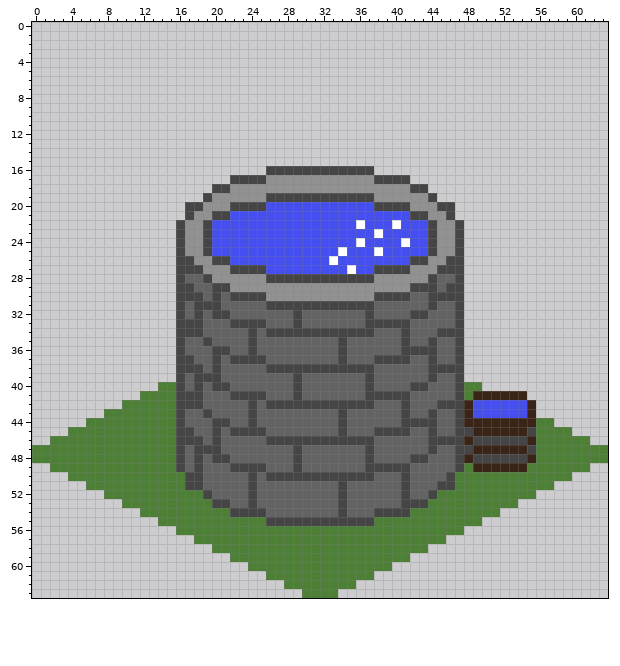
Edited in one commit: pixel-art sprite (assets/graphics/buildings/well.png). The first picture shows the starting point.
The file is 64x64 pixels.
The result:
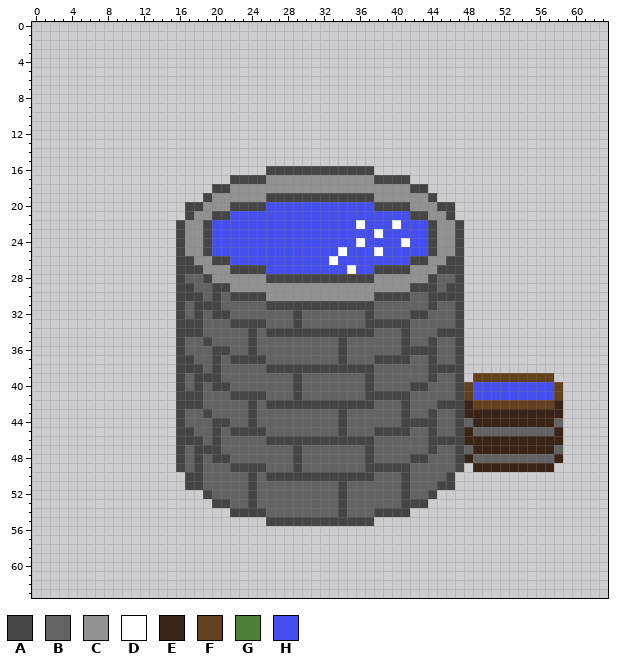
Palette (. is transparent): A #454545  B #636363  C #919191  D #ffffff  E #3a2417  F #63411e  G #4d7f37  H #454fef
What changed:
@@ x 0..63 @@
 38 ................AAABABBBBBAAAAAAAAAAAABBBBBBAAAA................
-39 ................ABAAABBBBBBBBABBBBBBBABBBBBBABBA................
-40 ..............GGABABAABBBBBBBABBBBBBBABBBBAABBBAGG..............
-41 ............GGGGAAABBBAAAABBBABBBBBBBAAAAABBBBBAGEEEEEE.........
-42 ..........GGGGGGAAABBBBBABAAAAAAAAAAAABBBABBBAAAEHHHHHHE........
-43 ........GGGGGGGGABBABBBBABBBBBBBBBABBBBBBABBABBAEHHHHHHE........
-44 ......GGGGGGGGGGABBBAABBABBBBBBBBBABBBBBBAAAABBAEEEEEEEEGG......
-45 ....GGGGGGGGGGGGAABBABAAAABBBBBBBBABBBAAAABBABBAAEEEEEEAGGGG....
-46 ..GGGGGGGGGGGGGGAAABABBBBBAAAAAAAAAAAABBBBBBAAAAEAAAAAAEGGGGGG..
-47 GGGGGGGGGGGGGGGGABAAABBBBBBBBABBBBBBBABBBBBBABBAAEEEEEEAGGGGGGGG
-48 GGGGGGGGGGGGGGGGABABAABBBBBBBABBBBBBBABBBBAABBBAEAAAAAAEGGGGGGGG
-49 ..GGGGGGGGGGGGGGABABBBAAAABBBABBBBBBBAAAAABBBBBAGEEEEEEGGGGGGG..
-50 ....GGGGGGGGGGGGGAABBBBBABAAAAAAAAAAAABBBABBBBAGGGGGGGGGGGGG....
-51 ......GGGGGGGGGGGAABBBBBABBBBBBBBBABBBBBBABBBAAGGGGGGGGGGG......
-52 ........GGGGGGGGGGGABBBBABBBBBBBBBABBBBBBABBAGGGGGGGGGGG........
-53 ..........GGGGGGGGGGAABBABBBBBBBBBABBBBBBAAAGGGGGGGGGG..........
-54 ............GGGGGGGGGGAAAABBBBBBBBABBBAAAAGGGGGGGGGG............
-55 ..............GGGGGGGGGGGGAAAAAAAAAAAAGGGGGGGGGGGG..............
-56 ................GGGGGGGGGGGGGGGGGGGGGGGGGGGGGGGG................
-57 ..................GGGGGGGGGGGGGGGGGGGGGGGGGGGG..................
-58 ....................GGGGGGGGGGGGGGGGGGGGGGGG....................
-59 ......................GGGGGGGGGGGGGGGGGGGG......................
-60 ........................GGGGGGGGGGGGGGGG........................
-61 ..........................GGGGGGGGGGGG..........................
-62 ............................GGGGGGGG............................
-63 ..............................GGGG..............................
+39 ................ABAAABBBBBBBBABBBBBBBABBBBBBABBA.FFFFFFFFF......
+40 ................ABABAABBBBBBBABBBBBBBABBBBAABBBAFHHHHHHHHHF.....
+41 ................AAABBBAAAABBBABBBBBBBAAAAABBBBBAFHHHHHHHHHF.....
+42 ................AAABBBBBABAAAAAAAAAAAABBBABBBAAAEFFFFFFFFFE.....
+43 ................ABBABBBBABBBBBBBBBABBBBBBABBABBAEEEEEEEEEEE.....
+44 ................ABBBAABBABBBBBBBBBABBBBBBAAAABBABEEEEEEEEEB.....
+45 ................AABBABAAAABBBBBBBBABBBAAAABBABBAEBBBBBBBBBE.....
+46 ................AAABABBBBBAAAAAAAAAAAABBBBBBAAAAEEEEEEEEEEE.....
+47 ................ABAAABBBBBBBBABBBBBBBABBBBBBABBABEEEEEEEEEB.....
+48 ................ABABAABBBBBBBABBBBBBBABBBBAABBBAEBBBBBBBBBE.....
+49 ................ABABBBAAAABBBABBBBBBBAAAAABBBBBA.EEEEEEEEE......
+50 .................AABBBBBABAAAAAAAAAAAABBBABBBBA.................
+51 .................AABBBBBABBBBBBBBBABBBBBBABBBAA.................
+52 ...................ABBBBABBBBBBBBBABBBBBBABBA...................
+53 ....................AABBABBBBBBBBBABBBBBBAAA....................
+54 ......................AAAABBBBBBBBABBBAAAA......................
+55 ..........................AAAAAAAAAAAA..........................
+56 ................................................................
+57 ................................................................
+58 ................................................................
+59 ................................................................
+60 ................................................................
+61 ................................................................
+62 ................................................................
+63 ................................................................
Pixel boxes of the changes (left, top, right, bottom) in both pictures:
changed: (32, 373, 608, 598)
